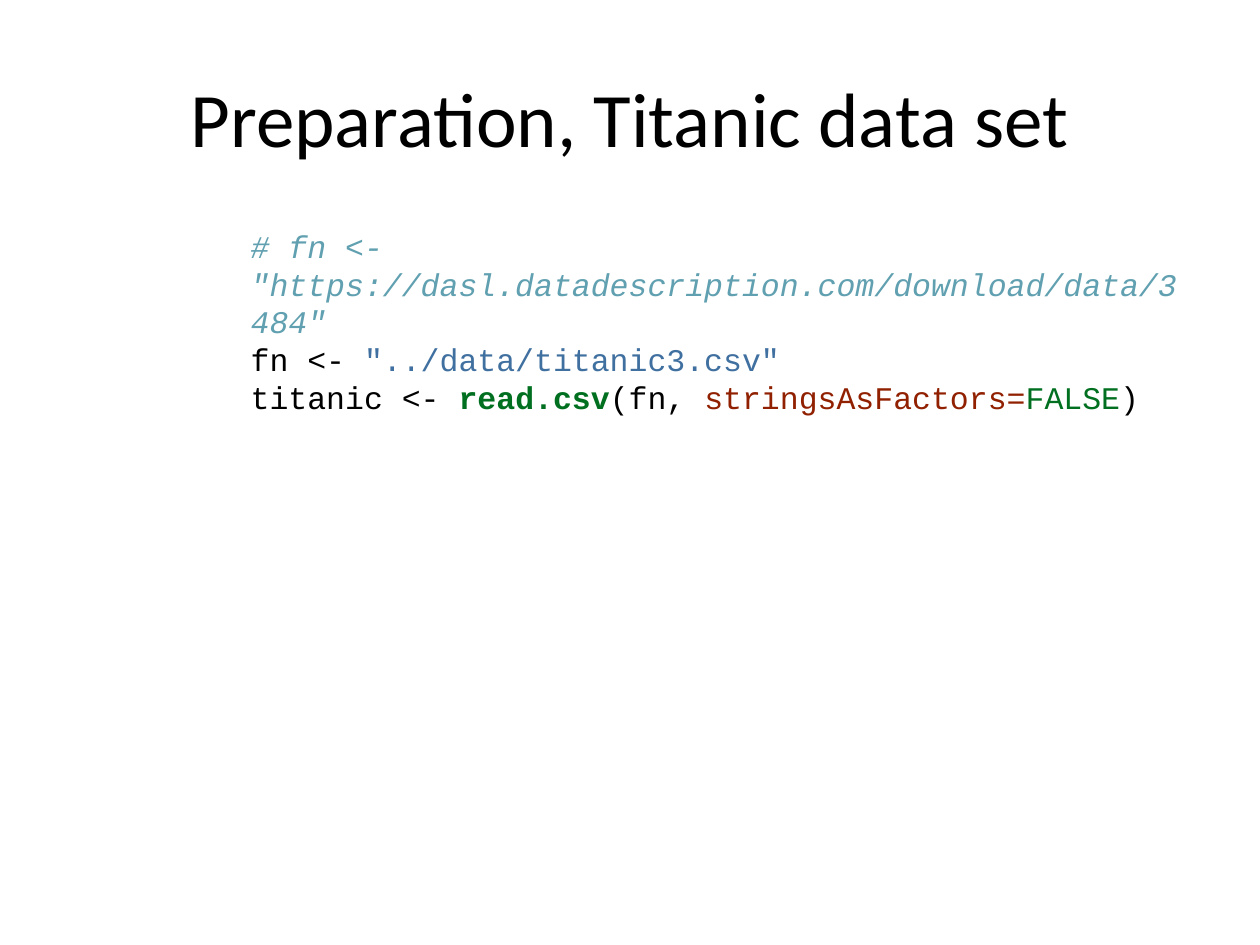
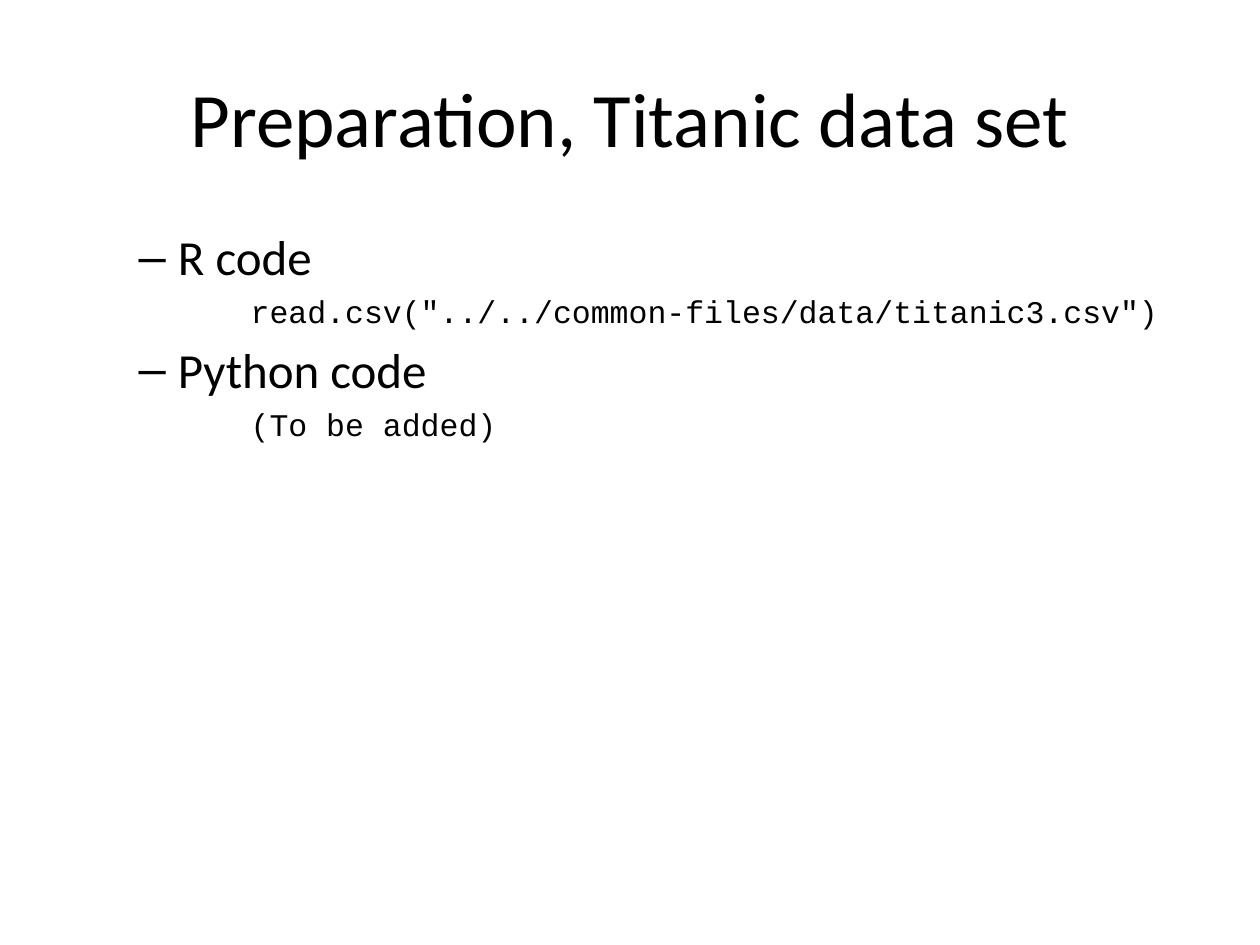
Before and after one commit to pmean/data-visualization, a slide deck: slide 3 of data-viz-02/component/preparation.pptx. Drawn at 1260x945 pixels with LibreOffice and Linux fonts; fonts in the diff are those of the drawing. Boxes give left, top, right and bottom in pixels: in the first picture for what was removed or moved away, otherwise in the second. Text is boxed around its words. In the diff, an @@ line names an element or a change of style, - is before the commit and + after.

```diff
--- a/data-viz-02/component/preparation.pptx
+++ b/data-viz-02/component/preparation.pptx
@@ text at bbox=[178, 241, 1158, 443]: text changed; text colour #60A0B0 to #000000 @@
-# fn <- "https://dasl.datadescription.com/download/data/3484"
-fn <- "../data/titanic3.csv"
-titanic <- read.csv(fn, stringsAsFactors=FALSE)
+  – R code
+read.csv("../../common-files/data/titanic3.csv")
+  – Python code
+(To be added)
```
Also in this commit, not shown: 5 other slides changed, 2 slides added, 1 slide removed, 25 other files.
